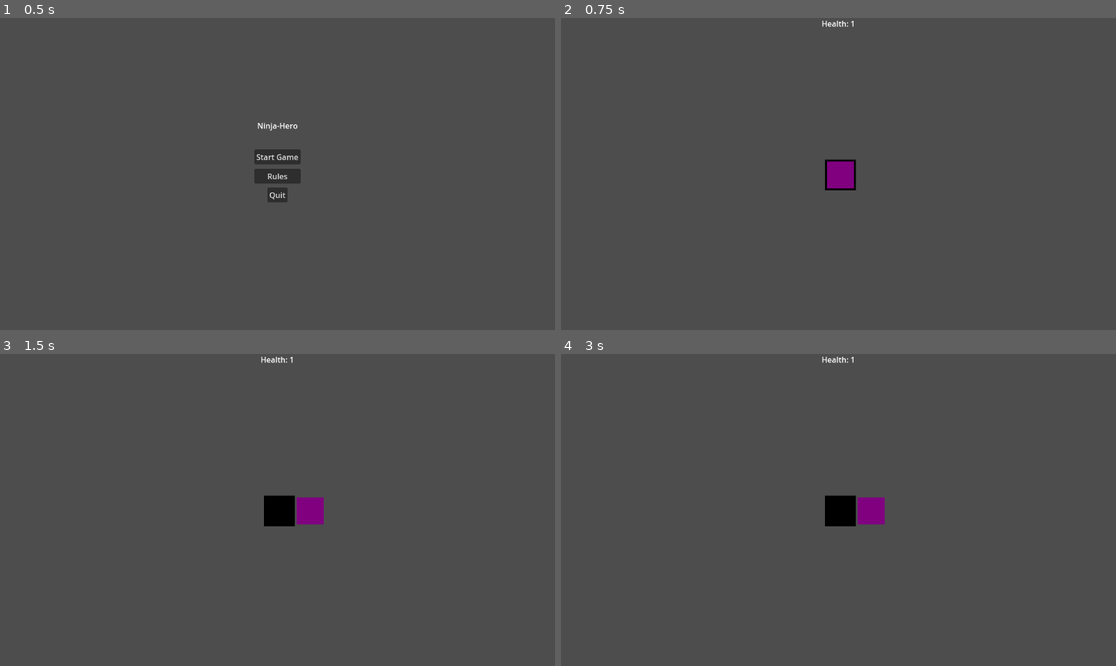
Above: before the commit, frames 1-4 (two rows, left to right).
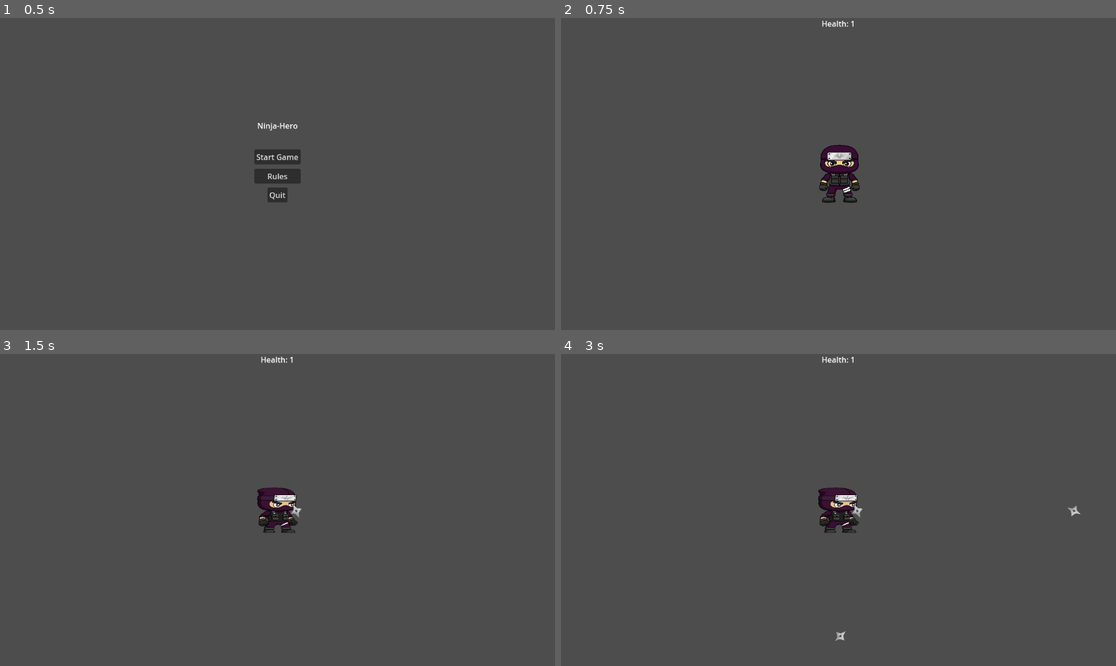
Above: after the commit, the same moments.

Repository: itsjoacor/Boss_Unq
Game: Godot game, scene res://Menu/MainMenu/MainMenu.tscn
The game is run twice, just before and just after one commit, with the same random seed, the same clock (stepped at 60 frames per second) and the same inputs.
Inputs:
- Up to frame 1 (0.5 s): no input
- Up to frame 2 (0.75 s): click "Start Game" at 0.5 s
- Up to frame 3 (1.5 s): tap Enter at 1.25 s; hold D (right) from 1.28 s (still down); tap B (attack_blue) at 1.35 s
- Up to frame 4 (3 s): tap G (attack_green) at 1.55, 2.1 s; release D (right) at 2.03 s; hold S (down) 2.03-2.78 s; tap R (attack_red) at 2.3, 2.85 s; hold D (right) from 2.78 s (still down)

Frame 1 is identical in both runs. In frame 2, 1.0% of the frame differs, in the area x 46-54%, y 40-60%; in frame 3, 1.2%; in frame 4, 1.3%, in the area x 46-94%, y 42-92%.

Commit message:
Shootingggggg

Diff:
--- a/Enemy/Enemy.gd
+++ b/Enemy/Enemy.gd
@@ -58,6 +58,14 @@
 			collider.decrease_health()
 			queue_free()
 
+func get_color_type() -> int:
+	return color
+
+func _on_body_entered(body):
+	if body.is_in_group("shurikens"):
+		modulate.a = 0.5
+		await get_tree().create_timer(0.1).timeout
+		queue_free()
 
 func _on_visibility_notifier_screen_exited():
 	queue_free()
--- a/Enemy/Enemy.tscn
+++ b/Enemy/Enemy.tscn
@@ -6,8 +6,10 @@
 [sub_resource type="RectangleShape2D" id="RectangleShape2D_epr5s"]
 size = Vector2(14, 14)
 
-[node name="CharacterBody2D" type="CharacterBody2D"]
+[node name="Enemies" type="CharacterBody2D"]
 process_mode = 1
+collision_layer = 4
+collision_mask = 9
 script = ExtResource("1_epr5s")
 
 [node name="Sprite2D" type="Sprite2D" parent="."]
--- a/Game.tscn
+++ b/Game.tscn
@@ -9,6 +9,12 @@
 process_mode = 1
 script = ExtResource("1_u44n3")
 
+[node name="PauseMenu" parent="." instance=ExtResource("4_sb48q")]
+offset_left = 582.0
+offset_top = 153.0
+offset_right = 582.0
+offset_bottom = 153.0
+
 [node name="Player" parent="." instance=ExtResource("2_sb48q")]
 position = Vector2(580, 326)
 
@@ -16,9 +22,3 @@
 process_mode = 1
 
 [node name="UI" parent="." instance=ExtResource("3_t88pq")]
-
-[node name="PauseMenu" parent="." instance=ExtResource("4_sb48q")]
-offset_left = 531.0
-offset_top = 76.0
-offset_right = 531.0
-offset_bottom = 76.0
--- a/Menu/Pause/PauseMenu.tscn
+++ b/Menu/Pause/PauseMenu.tscn
@@ -9,35 +9,66 @@
 anchor_bottom = 1.0
 grow_horizontal = 2
 grow_vertical = 2
+size_flags_horizontal = 4
 script = ExtResource("1_dxq0t")
 
-[node name="Label" type="Label" parent="."]
-layout_mode = 0
-offset_right = 40.0
-offset_bottom = 23.0
-text = "PAUSE MENU"
-
 [node name="CenterContainer" type="CenterContainer" parent="."]
-layout_mode = 0
-offset_right = 40.0
-offset_bottom = 40.0
+layout_mode = 1
+anchors_preset = 8
+anchor_left = 0.5
+anchor_top = 0.5
+anchor_right = 0.5
+anchor_bottom = 0.5
+offset_left = -20.0
+offset_top = -20.0
+offset_right = 20.0
+offset_bottom = 20.0
+grow_horizontal = 2
+grow_vertical = 2
 
 [node name="Panel" type="Panel" parent="CenterContainer"]
 layout_mode = 2
 
+[node name="Label" type="Label" parent="CenterContainer/Panel"]
+layout_mode = 1
+anchors_preset = 8
+anchor_left = 0.5
+anchor_top = 0.5
+anchor_right = 0.5
+anchor_bottom = 0.5
+offset_left = -54.0
+offset_top = -84.0
+offset_right = 49.0
+offset_bottom = -61.0
+grow_horizontal = 2
+grow_vertical = 2
+text = "PAUSE MENU"
+
 [node name="VBoxContainer" type="VBoxContainer" parent="CenterContainer/Panel"]
-layout_mode = 0
-offset_right = 40.0
-offset_bottom = 40.0
+layout_mode = 1
+anchors_preset = 8
+anchor_left = 0.5
+anchor_top = 0.5
+anchor_right = 0.5
+anchor_bottom = 0.5
+offset_left = -69.5
+offset_top = -50.5
+offset_right = 69.5
+offset_bottom = 50.5
+grow_horizontal = 2
+grow_vertical = 2
 
 [node name="Resume" type="Button" parent="CenterContainer/Panel/VBoxContainer"]
 layout_mode = 2
+text = "Resume"
 
 [node name="Restart" type="Button" parent="CenterContainer/Panel/VBoxContainer"]
 layout_mode = 2
+text = "Restart"
 
 [node name="Quit" type="Button" parent="CenterContainer/Panel/VBoxContainer"]
 layout_mode = 2
+text = "Quit"
 
 [connection signal="pressed" from="CenterContainer/Panel/VBoxContainer/Resume" to="." method="_on_resume_pressed"]
 [connection signal="pressed" from="CenterContainer/Panel/VBoxContainer/Restart" to="." method="_on_restart_pressed"]
--- a/Player/Player.tscn
+++ b/Player/Player.tscn
@@ -1,8 +1,8 @@
 [gd_scene load_steps=6 format=3 uid="uid://b6fy25lor0oo1"]
 
 [ext_resource type="Script" uid="uid://ylwfmhfx32xj" path="res://Player/player.gd" id="1_q3lat"]
-[ext_resource type="Texture2D" uid="uid://c2iinvpqxk5so" path="res://assets/player.png" id="2_tok1r"]
-[ext_resource type="Texture2D" uid="uid://4r85ebd57aev" path="res://assets/images.png" id="4_ddoul"]
+[ext_resource type="PackedScene" uid="uid://bmnjiaefwo603" path="res://Shuriken/Shuriken.tscn" id="2_ddoul"]
+[ext_resource type="Texture2D" uid="uid://d3wxcrcvnbc6e" path="res://assets/Ninja2/ChatGPT Image Jun 5, 2025, 11_09_07 AM.png" id="2_tok1r"]
 
 [sub_resource type="RectangleShape2D" id="RectangleShape2D_q3lat"]
 size = Vector2(64, 64)
@@ -12,20 +12,27 @@
 
 [node name="Player" type="CharacterBody2D"]
 process_mode = 1
+collision_mask = 4
 script = ExtResource("1_q3lat")
+shuriken_scene = ExtResource("2_ddoul")
 
 [node name="Sprite2D" type="Sprite2D" parent="."]
+position = Vector2(-2, -2.00003)
+scale = Vector2(0.298828, 0.24707)
 texture = ExtResource("2_tok1r")
 
 [node name="CollisionShape2D" type="CollisionShape2D" parent="."]
 shape = SubResource("RectangleShape2D_q3lat")
 
 [node name="AttackArea" type="Area2D" parent="."]
+collision_layer = 2
+collision_mask = 4
 
 [node name="CollisionShape2D" type="CollisionShape2D" parent="AttackArea"]
 shape = SubResource("RectangleShape2D_tok1r")
-debug_color = Color(0.947977, 0.0205262, 0.570728, 0.42)
 
 [node name="Sprite2D" type="Sprite2D" parent="AttackArea/CollisionShape2D"]
-scale = Vector2(0.25, 0.25)
-texture = ExtResource("4_ddoul")
+position = Vector2(0, 66)
+scale = Vector2(0.41, 0.345)
+
+[node name="AttackCooldownTimer" type="Timer" parent="."]
--- a/Player/player.gd
+++ b/Player/player.gd
@@ -1,6 +1,21 @@
 extends CharacterBody2D
 
 enum DIRECTION { UP, RIGHT, DOWN, LEFT }
+
+@onready var sprite := $Sprite2D
+@onready var attack_cooldown_timer := $AttackCooldownTimer
+
+@export var shuriken_scene: PackedScene
+var shuriken_distance_from_center = 100
+
+var idle_textures := {
+	DIRECTION.UP: preload("res://Sprites/Bkg/idle_up_noBKG.png"),
+	DIRECTION.RIGHT: preload("res://Sprites/Bkg/idle_right_noBKG.png"),
+	DIRECTION.DOWN: preload("res://Sprites/Bkg/idle_down_noBKG.png"),
+	DIRECTION.LEFT: preload("res://Sprites/Bkg/idle_left_noBKG.png"),
+}
+var starting_texture := preload("res://Sprites/idle_front_noBKG (2).png")  # Add your starting sprite path
+var has_moved := false  # Track if player has moved
 
 var current_direction: DIRECTION = DIRECTION.UP
 var can_attack: bool = true
@@ -13,6 +28,8 @@
 @onready var ui = get_parent().get_node("UI")
 
 func _ready():
+	$AttackArea.set_collision_mask_value(4, false)  # Layer 4 = shurikens
+	sprite.texture = starting_texture  # Set starting sprite
 	update_rotation()
 	attack_area.position = Vector2(0, 0)
 	if not attack_area:
@@ -25,58 +42,106 @@
 	handle_input()
 
 func handle_input():
+	var direction_changed = false
+
 	if Input.is_action_just_pressed("up"):
 		current_direction = DIRECTION.UP
-		update_rotation()
+		direction_changed = true
 	elif Input.is_action_just_pressed("right"):
 		current_direction = DIRECTION.RIGHT
-		update_rotation()
+		direction_changed = true
 	elif Input.is_action_just_pressed("down"):
 		current_direction = DIRECTION.DOWN
-		update_rotation()
+		direction_changed = true
 	elif Input.is_action_just_pressed("left"):
 		current_direction = DIRECTION.LEFT
+		direction_changed = true
+
+	if direction_changed:
+		has_moved = true  # Player has moved from starting position
 		update_rotation()
+		update_sprite()
 
 	if Input.is_action_just_pressed("attack_red"):
 		try_attack("red")
+
 	elif Input.is_action_just_pressed("attack_green"):
 		try_attack("green")
+
 	elif Input.is_action_just_pressed("attack_blue"):
 		try_attack("blue")
+
 	elif Input.is_action_just_pressed("attack_yellow"):
 		try_attack("yellow")
 
+
+
+
+
+
 func update_rotation():
+	var attack_distance = 100  # Adjust this value as needed
+
 	match current_direction:
 		DIRECTION.UP:
-			attack_area.position = Vector2(0, -distance_from_center)
+			attack_area.position = Vector2(0, -attack_distance)
 		DIRECTION.RIGHT:
-			attack_area.position = Vector2(distance_from_center, 0)
+			attack_area.position = Vector2(attack_distance, 0)
 		DIRECTION.DOWN:
-			attack_area.position = Vector2(0, distance_from_center)
+			attack_area.position = Vector2(0, attack_distance)
 		DIRECTION.LEFT:
-			attack_area.position = Vector2(-distance_from_center, 0)
+			attack_area.position = Vector2(-attack_distance, 0)
+
+func update_sprite():
+	if !has_moved:
+		return  # Keep starting sprite until first movement
+
+	if sprite and current_direction in idle_textures:
+		sprite.texture = idle_textures[current_direction]
 
 func try_attack(color: String):
-	if not can_attack or not attack_area or not is_alive:
+	if not can_attack or not is_alive:
 		return
 
 	can_attack = false
+	spawn_shuriken(color)
 	get_tree().create_timer(attack_cooldown).timeout.connect(
 		func(): can_attack = true,
 		CONNECT_ONE_SHOT
 	)
 
-	var overlapping_bodies = attack_area.get_overlapping_bodies()
-	for body in overlapping_bodies:
-		if body.is_in_group("enemies"):
-			var color_names = ["red", "green", "blue", "yellow"]
-			if body.color < color_names.size() and color_names[body.color] == color:
-				body.queue_free()
-				return true
 
-	return false
+func spawn_shuriken(color: String):
+	if not shuriken_scene:
+		push_error("Shuriken scene not loaded!")
+		return
+
+	var shuriken = shuriken_scene.instantiate()
+	get_parent().add_child(shuriken)
+
+	# Position shuriken at player's position
+	shuriken.global_position = global_position
+
+	# Set direction based on current facing
+	match current_direction:
+		DIRECTION.UP:
+			shuriken.direction = Vector2.UP
+		DIRECTION.RIGHT:
+			shuriken.direction = Vector2.RIGHT
+		DIRECTION.DOWN:
+			shuriken.direction = Vector2.DOWN
+		DIRECTION.LEFT:
+			shuriken.direction = Vector2.LEFT
+
+	# Set shuriken color (if you want colored shurikens)
+	shuriken.color = color
+
+	   # Only allow killing if enemy is in attack area
+	var overlapping = attack_area.get_overlapping_bodies()
+	shuriken.can_kill = overlapping.any(func(body):
+		return body.is_in_group("enemies") and ["red","green","blue","yellow"][body.color] == color
+	)
+
 
 func take_damage():
 	if not is_alive:
--- /dev/null
+++ b/Shuriken/Shuriken.tscn
@@ -0,0 +1,23 @@
+[gd_scene load_steps=4 format=3 uid="uid://bmnjiaefwo603"]
+
+[ext_resource type="Script" uid="uid://bmlplboeteosy" path="res://Shuriken/shuriken.gd" id="1_m2rkg"]
+[ext_resource type="Texture2D" uid="uid://b3pai8mldel7" path="res://Shuriken/shuriken_200x200.png" id="2_naoc7"]
+
+[sub_resource type="CircleShape2D" id="CircleShape2D_naoc7"]
+radius = 13.0384
+
+[node name="Shuriken" type="Area2D"]
+collision_layer = 8
+collision_mask = 4
+script = ExtResource("1_m2rkg")
+
+[node name="Sprite2D" type="Sprite2D" parent="."]
+scale = Vector2(0.1525, 0.1225)
+texture = ExtResource("2_naoc7")
+
+[node name="CollisionShape2D" type="CollisionShape2D" parent="."]
+shape = SubResource("CircleShape2D_naoc7")
+
+[node name="VisibleOnScreenNotifier2D" type="VisibleOnScreenNotifier2D" parent="."]
+position = Vector2(-2.38419e-07, 1.19209e-07)
+scale = Vector2(1.3, 1.2)
--- /dev/null
+++ b/Shuriken/shuriken.gd
@@ -0,0 +1,26 @@
+extends Area2D
+
+var speed: float = 300.0
+var direction: Vector2 = Vector2.UP
+var color: String = "red"
+var can_kill: bool = false  # New flag
+
+
+func _ready():
+	set_collision_mask_value(3, true)  # Only detect enemies (layer 3)
+	body_entered.connect(_on_body_entered)
+
+
+func _physics_process(delta):
+	position += direction * speed * delta
+
+func _on_body_entered(body):
+	if body.is_in_group("enemies") and can_kill:  # Only check when flagged
+		var color_names = ["red", "green", "blue", "yellow"]
+		if color_names[body.color] == color:
+			body.queue_free()
+	queue_free()
+
+func _process(delta):
+	if has_node("Sprite2D"):
+		$Sprite2D.rotate(10 * delta)  # Spin effectgwgg
--- a/project.godot
+++ b/project.godot
@@ -14,6 +14,14 @@
 run/main_scene="uid://chhi37e8hcnc5"
 config/features=PackedStringArray("4.4", "Forward Plus")
 config/icon="res://icon.svg"
+
+[editor_plugins]
+
+enabled=PackedStringArray()
+
+[global]
+
+player=false
 
 [input]
 
@@ -66,3 +74,22 @@
 "events": [Object(InputEventKey,"resource_local_to_scene":false,"resource_name":"","device":-1,"window_id":0,"alt_press …(192 unchanged characters)…
 ]
 }
+shoot={
+"deadzone": 0.2,
+"events": [Object(InputEventKey,"resource_local_to_scene":false,"resource_name":"","device":-1,"window_id":0,"alt_pressed":false,"shift_pressed":false,"ctrl_pressed":false,"meta_pressed":false,"pressed":false,"keycode":0,"physical_keycode":82,"key_label":0,"unicode":114,"location":0,"echo":false,"script":null)
+, Object(InputEventKey,"resource_local_to_scene":false,"resource_name":"","device":-1,"window_id":0,"alt_pressed":false,"shift_pressed":false,"ctrl_pressed":false,"meta_pressed":false,"pressed":false,"keycode":0,"physical_keycode":71,"key_label":0,"unicode":103,"location":0,"echo":false,"script":null)
+, Object(InputEventKey,"resource_local_to_scene":false,"resource_name":"","device":-1,"window_id":0,"alt_pressed":false,"shift_pressed":false,"ctrl_pressed":false,"meta_pressed":false,"pressed":false,"keycode":0,"physical_keycode":66,"key_label":0,"unicode":98,"location":0,"echo":false,"script":null)
+, Object(InputEventKey,"resource_local_to_scene":false,"resource_name":"","device":-1,"window_id":0,"alt_pressed":false,"shift_pressed":false,"ctrl_pressed":false,"meta_pressed":false,"pressed":false,"keycode":0,"physical_keycode":89,"key_label":0,"unicode":121,"location":0,"echo":false,"script":null)
+]
+}
+
+[layer_names]
+
+2d_render/layer_1="player"
+2d_render/layer_2="player_attack"
+2d_render/layer_3="enemies"
+2d_render/layer_4="shurikens"
+2d_physics/layer_1="player"
+2d_physics/layer_2="player_attack"
+2d_physics/layer_3="enemies"
+2d_physics/layer_4="shurikens"
Not shown, added: Shuriken/shuriken.gd.uid
Binary file added: Shuriken/shuriken_200x200.png
Not shown, added: Shuriken/shuriken_200x200.png.import
Binary file added: Sprites/Bkg/idle_down_noBKG.png
Not shown, added: Sprites/Bkg/idle_down_noBKG.png.import
Binary file added: Sprites/Bkg/idle_left_noBKG.png
Not shown, added: Sprites/Bkg/idle_left_noBKG.png.import
Binary file added: Sprites/Bkg/idle_right_noBKG.png
Not shown, added: Sprites/Bkg/idle_right_noBKG.png.import
Binary file added: Sprites/Bkg/idle_up_noBKG.png
Not shown, added: Sprites/Bkg/idle_up_noBKG.png.import
Binary file added: Sprites/idle_front_noBKG (2).png
(and 411 more such lines)
